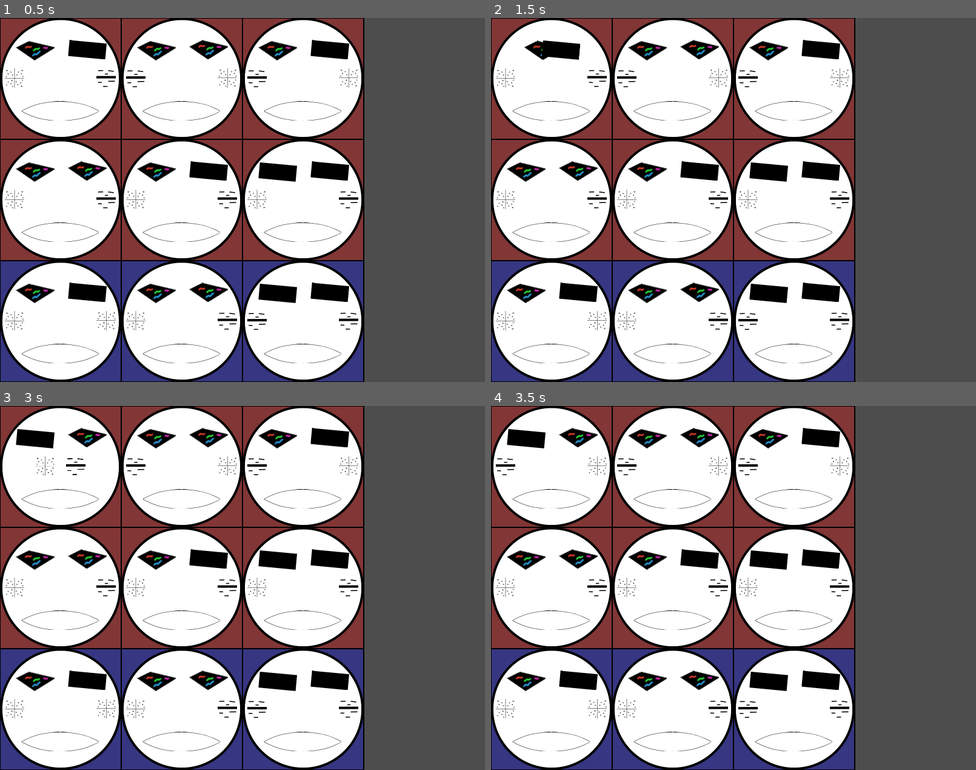
Above: before the commit, frames 1-4 (two rows, left to right).
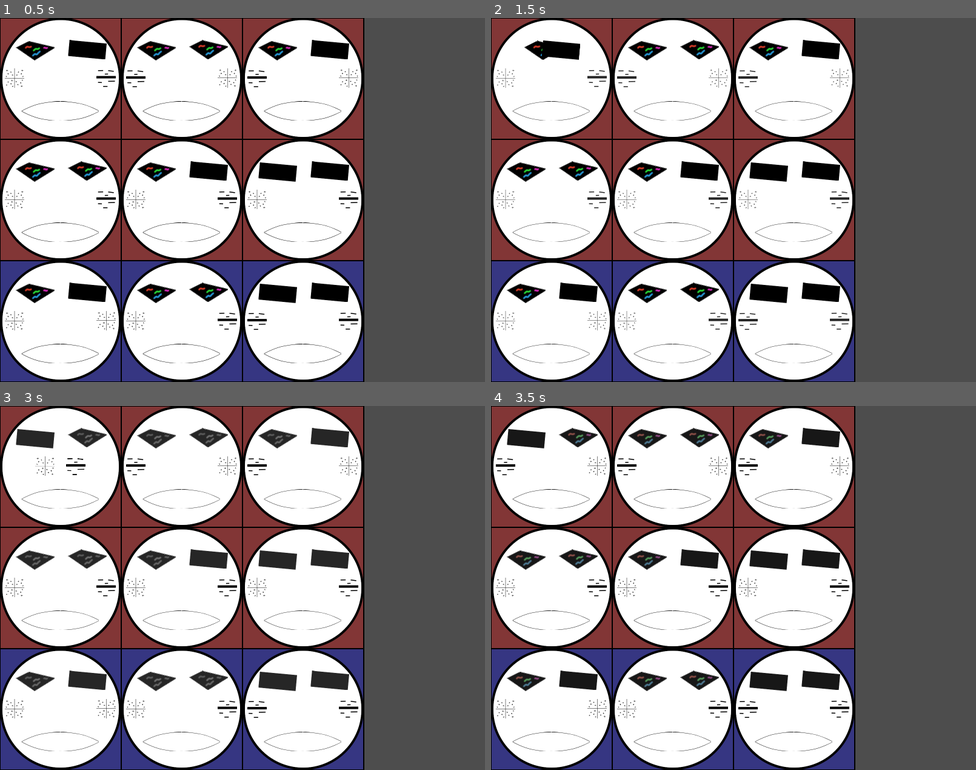
Above: after the commit, the same moments.

Repository: JonathanGeoffroy/maskarade
Game: Godot game, scene res://game.tscn
The game is run twice, just before and just after one commit, with the same random seed, the same clock (stepped at 60 frames per second) and the same inputs.
Inputs (mouse positions are in pixels of both pictures, inside the frame that each line leads up to):
- Up to frame 1 (0.5 s): no input
- Up to frame 2 (1.5 s): tap Enter at 0.5 s; move the mouse to (524, 50) at 0.52 s; click (524, 50) at 0.67 s; tap Space at 1.25 s; move the mouse to (578, 50) at 1.27 s; click (578, 50) at 1.42 s
- Up to frame 3 (3 s): move the mouse to (14, 467) at 2.02 s; click (14, 467) at 2.17 s; tap Enter at 2.75 s; move the mouse to (106, 467) at 2.77 s; click (106, 467) at 2.92 s
- Up to frame 4 (3.5 s): no input

Frame 1 is identical in both runs. In frame 2, 0.3% of the frame differs, in the area x 1-74%, y 14-90%; in frame 3, 4.8%, in the area x 3-72%, y 6-90%; in frame 4, 0.4%.

Commit message:
chore: refactor shader animation system

Diff:
--- /dev/null
+++ b/effects/shader_animation.gd
@@ -0,0 +1,19 @@
+class_name ShaderAnimation
+extends Node
+
+@export var animation_name := "effect"
+@export var progress := 0.0;
+
+
+
+func _process(delta: float) -> void:
+	get_parent().material.set_shader_parameter("progress", progress);
+
+func enable() -> void :
+	$AnimationPlayer.play(animation_name)
+	$AnimationPlayer.speed_scale = -1.0
+
+
+func disable() -> void :
+	$AnimationPlayer.play(animation_name);
+	$AnimationPlayer.speed_scale = 1.0
--- /dev/null
+++ b/effects/shader_animation.tscn
@@ -0,0 +1,47 @@
+[gd_scene load_steps=5 format=3 uid="uid://rijubh526s0s"]
+
+[ext_resource type="Script" uid="uid://bsb280vn77upm" path="res://effects/shader_animation.gd" id="1_7hphj"]
+
+[sub_resource type="Animation" id="Animation_gdv1f"]
+length = 0.001
+tracks/0/type = "value"
+tracks/0/imported = false
+tracks/0/enabled = true
+tracks/0/path = NodePath(".:progress")
+tracks/0/interp = 1
+tracks/0/loop_wrap = true
+tracks/0/keys = {
+"times": PackedFloat32Array(0),
+"transitions": PackedFloat32Array(1),
+"update": 0,
+"values": [0.0]
+}
+
+[sub_resource type="Animation" id="Animation_7hphj"]
+resource_name = "effect"
+tracks/0/type = "value"
+tracks/0/imported = false
+tracks/0/enabled = true
+tracks/0/path = NodePath(".:progress")
+tracks/0/interp = 1
+tracks/0/loop_wrap = true
+tracks/0/keys = {
+"times": PackedFloat32Array(0, 0.3),
+"transitions": PackedFloat32Array(1, 1),
+"update": 0,
+"values": [0.0, 1.0]
+}
+
+[sub_resource type="AnimationLibrary" id="AnimationLibrary_gdv1f"]
+_data = {
+&"RESET": SubResource("Animation_gdv1f"),
+&"effect": SubResource("Animation_7hphj")
+}
+
+[node name="ShaderAnimation" type="Node"]
+script = ExtResource("1_7hphj")
+
+[node name="AnimationPlayer" type="AnimationPlayer" parent="."]
+libraries = {
+&"": SubResource("AnimationLibrary_gdv1f")
+}
--- a/piece/piece.gd
+++ b/piece/piece.gd
@@ -13,10 +13,6 @@
 
 func _ready() -> void:
 	Global.connect("on_selection_change", on_selection_change)
-
-
-func _process(delta: float) -> void:
-	%Sprite2D.material.set_shader_parameter("progress", gray_shader_progress)
 
 
 func _on_piece_clicked(viewport: Node, event: InputEvent, shape_idx: int) -> void:
@@ -46,18 +42,6 @@
 		style = Style.AVAILABLE if is_accepted else Style.UNAVAILABLE
 
 	if style == Style.NORMAL or style == Style.AVAILABLE:
-		enable()
+		%ShaderAnimation.enable();
 	else:
-		disable()
-
-
-func enable() -> void:
-	$AnimationPlayer.play(gray_animation)
-	if gray_shader_progress == 1.0:
-		$AnimationPlayer.seek($AnimationPlayer.get_animation(gray_animation).length, true)
-	$AnimationPlayer.speed_scale = -1.0
-
-
-func disable() -> void:
-	$AnimationPlayer.play(gray_animation)
-	$AnimationPlayer.speed_scale = 1.0
+		%ShaderAnimation.disable();
--- a/piece/piece.tscn
+++ b/piece/piece.tscn
@@ -1,8 +1,9 @@
-[gd_scene load_steps=9 format=3 uid="uid://beqncntgomyeo"]
+[gd_scene load_steps=7 format=3 uid="uid://beqncntgomyeo"]
 
 [ext_resource type="Shader" uid="uid://xvu8vnd420p" path="res://shaders/gray.gdshader" id="1_2eswf"]
 [ext_resource type="Script" uid="uid://csfamx6th1u2c" path="res://piece/piece.gd" id="1_6byuq"]
 [ext_resource type="Texture2D" uid="uid://bjly7062y4p3l" path="res://assets/eye_atk.png" id="1_l0ktr"]
+[ext_resource type="PackedScene" uid="uid://rijubh526s0s" path="res://effects/shader_animation.tscn" id="4_4wn1d"]
 
 [sub_resource type="ShaderMaterial" id="ShaderMaterial_2eswf"]
 resource_local_to_scene = true
@@ -15,43 +16,6 @@
 [sub_resource type="RectangleShape2D" id="RectangleShape2D_6byuq"]
 size = Vector2(129, 64)
 
-[sub_resource type="Animation" id="Animation_4wn1d"]
-length = 0.001
-tracks/0/type = "value"
-tracks/0/imported = false
-tracks/0/enabled = true
-tracks/0/path = NodePath(".:gray_shader_progress")
-tracks/0/interp = 1
-tracks/0/loop_wrap = true
-tracks/0/keys = {
-"times": PackedFloat32Array(0),
-"transitions": PackedFloat32Array(1),
-"update": 0,
-"values": [0.0]
-}
-
-[sub_resource type="Animation" id="Animation_2eswf"]
-resource_name = "gray"
-length = 0.2
-tracks/0/type = "value"
-tracks/0/imported = false
-tracks/0/enabled = true
-tracks/0/path = NodePath(".:gray_shader_progress")
-tracks/0/interp = 1
-tracks/0/loop_wrap = true
-tracks/0/keys = {
-"times": PackedFloat32Array(0, 0.2),
-"transitions": PackedFloat32Array(1, 1),
-"update": 0,
-"values": [0.0, 1.0]
-}
-
-[sub_resource type="AnimationLibrary" id="AnimationLibrary_ibp41"]
-_data = {
-&"RESET": SubResource("Animation_4wn1d"),
-&"gray": SubResource("Animation_2eswf")
-}
-
 [node name="Piece" type="Node2D" groups=["Piece"]]
 script = ExtResource("1_6byuq")
 
@@ -61,15 +25,13 @@
 texture = ExtResource("1_l0ktr")
 centered = false
 
+[node name="ShaderAnimation" parent="Sprite2D" instance=ExtResource("4_4wn1d")]
+unique_name_in_owner = true
+
 [node name="Area2D" type="Area2D" parent="."]
 
 [node name="CollisionShape2D" type="CollisionShape2D" parent="Area2D"]
 position = Vector2(63.5, 33)
 shape = SubResource("RectangleShape2D_6byuq")
 
-[node name="AnimationPlayer" type="AnimationPlayer" parent="."]
-libraries = {
-&"": SubResource("AnimationLibrary_ibp41")
-}
-
 [connection signal="input_event" from="Area2D" to="." method="_on_piece_clicked"]
Not shown, added: effects/shader_animation.gd.uid
